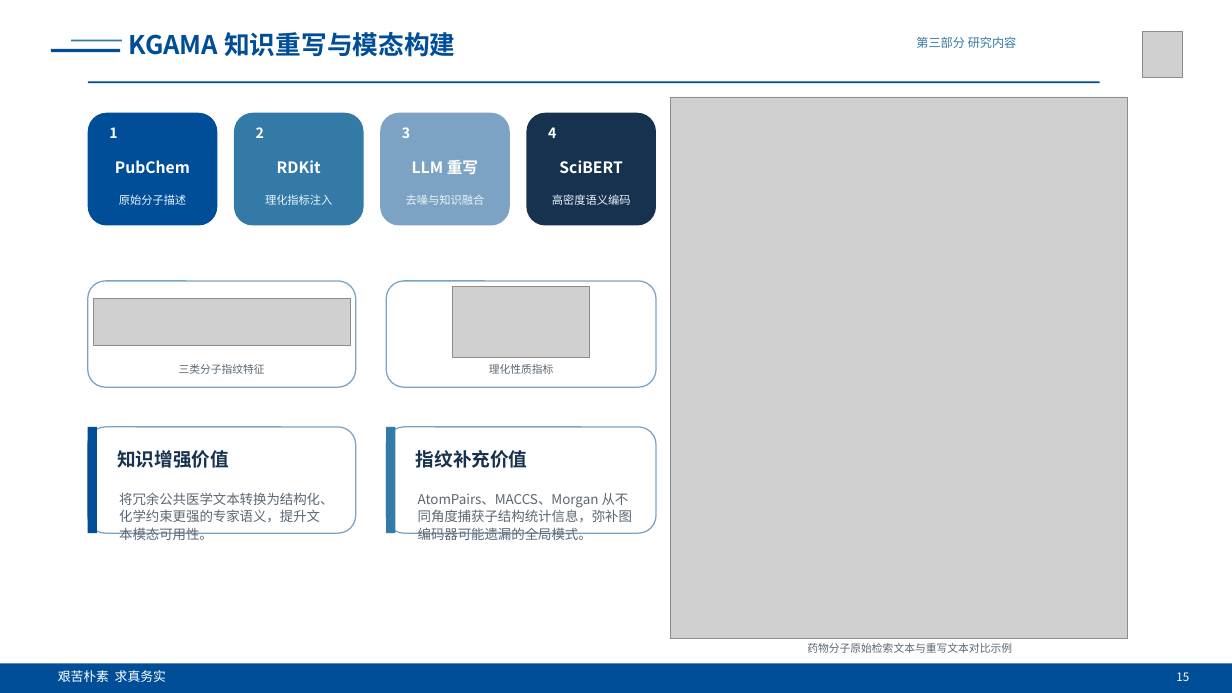
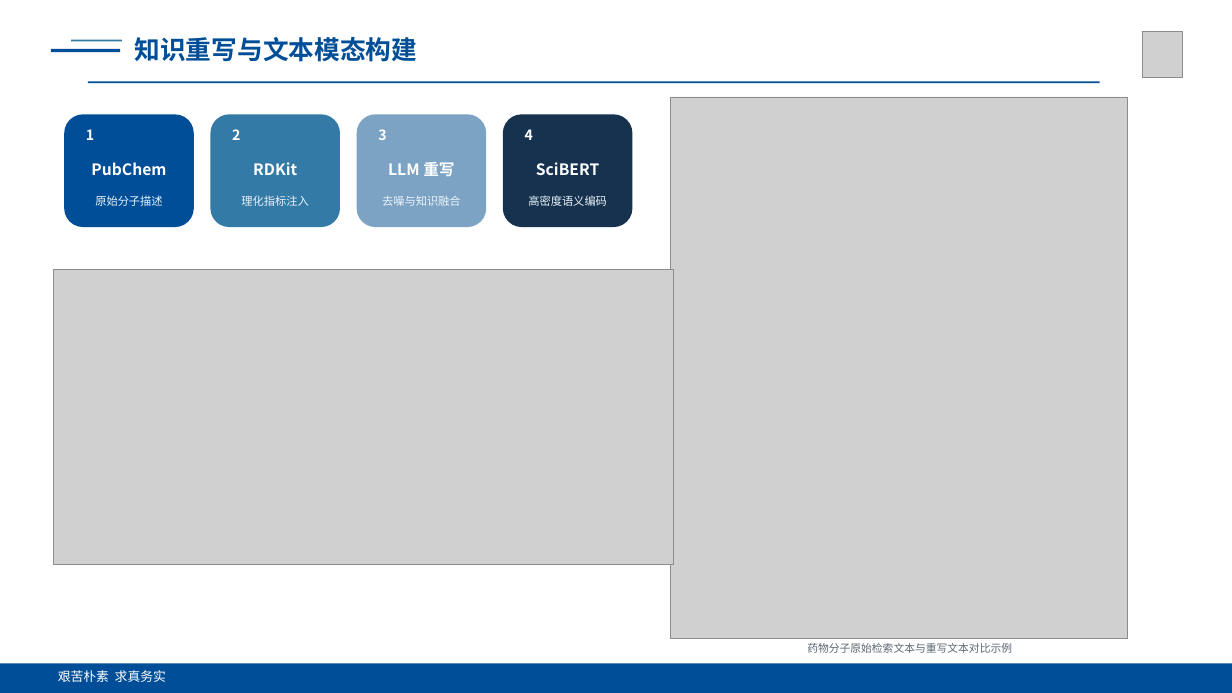
Before and after one commit to fanshuaiyao/BYFinall, a slide deck: slide 18 of 答辩/ppt/基于多模态学习的药物分子性质预测研究_答辩PPT.pptx (slide 17 before the commit). Drawn at 1232x693 pixels with LibreOffice and Linux fonts; fonts in the diff are those of the drawing; grey boxes stand for pictures. Boxes give left, top, right and bottom in pixels: in the first picture for what was removed or moved away, otherwise in the second. Text is boxed around its words. In the diff, an @@ line names an element or a change of style, - is before the commit and + after.

```diff
--- a/答辩/ppt/基于多模态学习的药物分子性质预测研究_答辩PPT.pptx
+++ b/答辩/ppt/基于多模态学习的药物分子性质预测研究_答辩PPT.pptx
@@ text at [134, 37, 417, 62]: text changed @@
-KGAMA 知识重写与模态构建
+知识重写与文本模态构建
@@ text removed at [916, 36, 1017, 48] @@
-第三部分 研究内容
@@ 12 texts, 4 rounded rectangles: place and size @@
-12 texts, 4 rounded rectangles at [88, 113, 656, 226]
+12 texts, 4 rounded rectangles at [65, 115, 632, 227]
@@ picture added at [54, 270, 674, 565] @@
@@ rounded rectangle removed at [88, 281, 356, 387] @@
@@ picture removed at [93, 299, 350, 347] @@
@@ rounded rectangle removed at [386, 281, 656, 387] @@
@@ picture removed at [453, 287, 591, 358] @@
@@ text removed at [179, 364, 265, 374] @@
-三类分子指纹特征
@@ text removed at [489, 364, 554, 374] @@
-理化性质指标
@@ rounded rectangle removed at [88, 427, 356, 533] @@
@@ rectangle removed at [88, 427, 97, 533] @@
@@ rounded rectangle removed at [386, 427, 656, 533] @@
@@ rectangle removed at [386, 427, 396, 533] @@
@@ text removed at [117, 450, 229, 468] @@
-知识增强价值
@@ text removed at [416, 450, 528, 468] @@
-指纹补充价值
@@ text removed at [119, 492, 333, 540] @@
-将冗余公共医学文本转换为结构化、化学约束更强的专家语义，提升文本模态可用性。
@@ text removed at [418, 493, 632, 540] @@
-AtomPairs、MACCS、Morgan 从不同角度捕获子结构统计信息，弥补图编码器可能遗漏的全局模式。
@@ text removed at [1176, 672, 1189, 681] @@
-15
```
Also in this commit, not shown: 11 other slides changed, 10 slides added, 2 slides removed, 28 other files.
